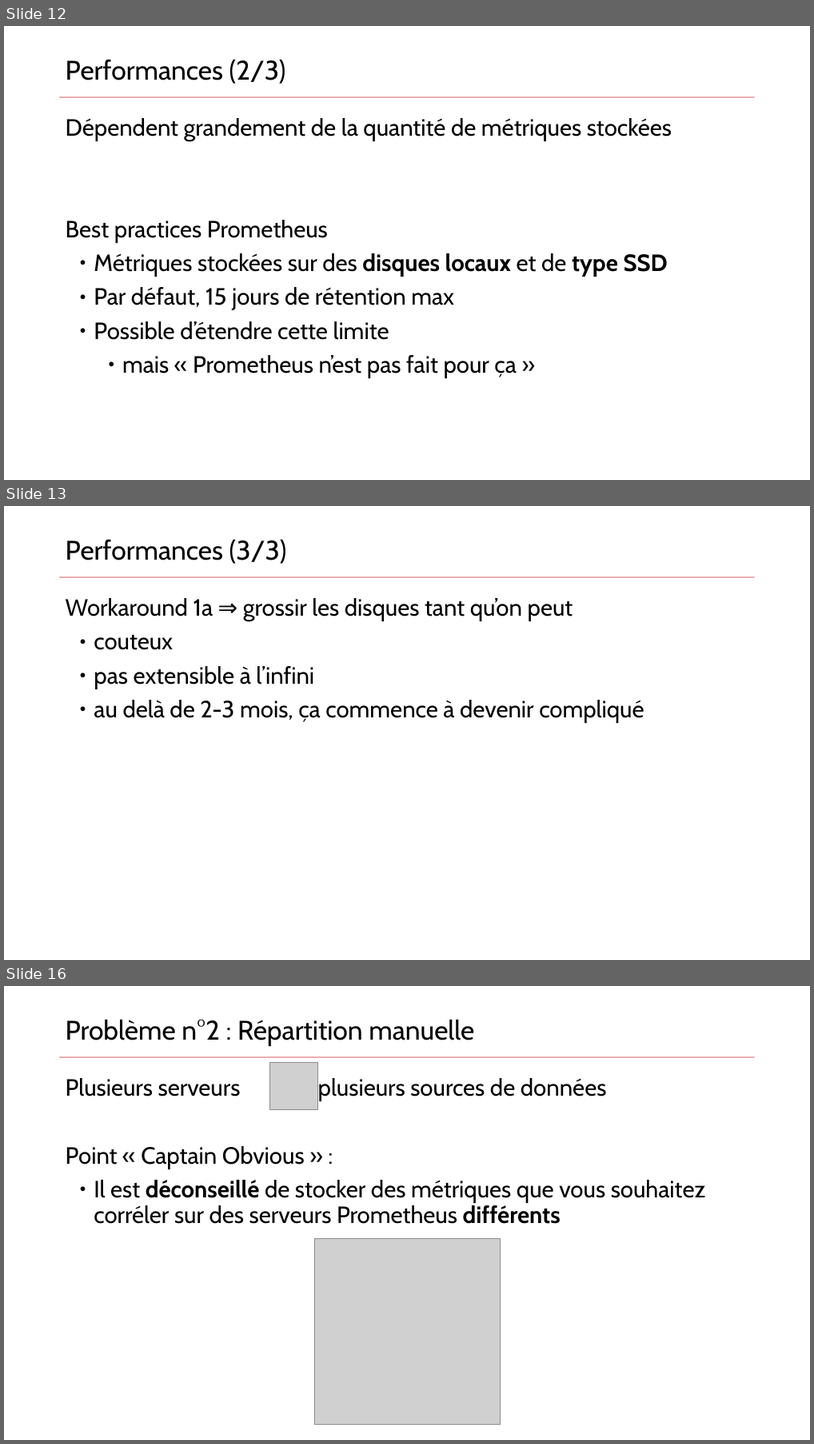
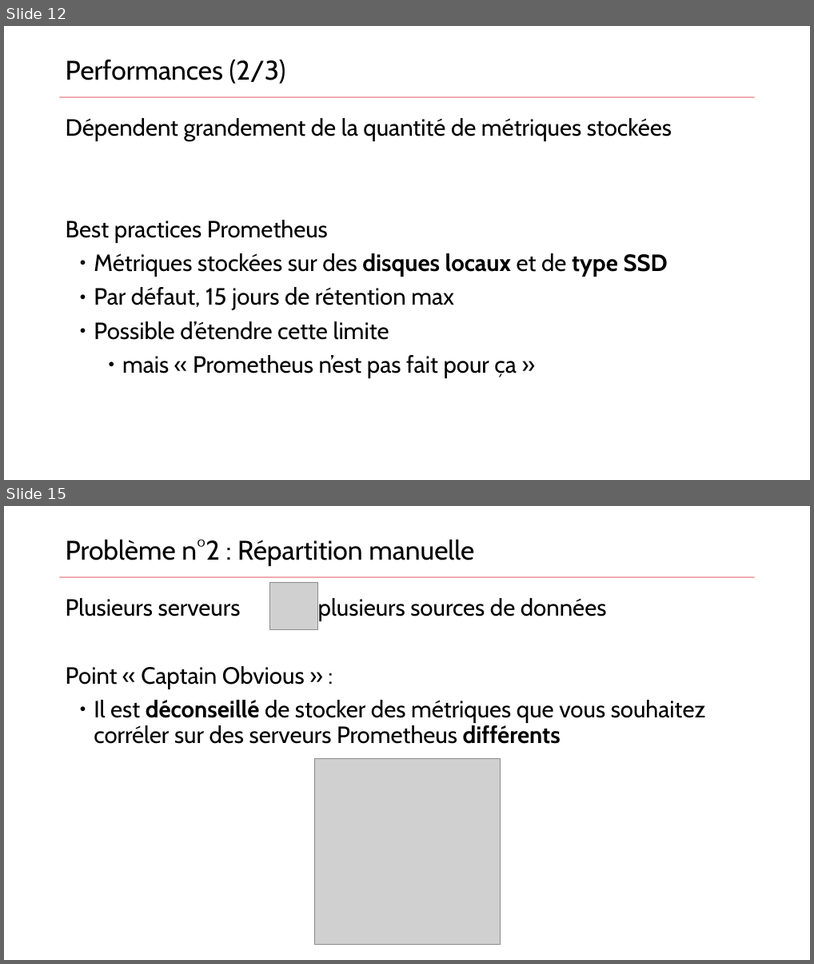
Before and after one commit to zwindler/cncf-meetup-bdx-2019-thanos, a slide deck: binaries/CNCF_meetup6_Thanos.pptx. Shown one above the other, each under a label of ours: slides 12, 13 and 16 before the commit, slides 12 and 15 after it; the slides between them are not shown. The pictures are 814x1444 and 814x964 pixels, drawn with LibreOffice and Linux fonts; fonts in the diff are those of the drawing; grey boxes stand for pictures. Boxes give left, top, right and bottom in pixels: in the first picture for what was removed or moved away, otherwise in the second. Text is boxed around its words. In the diff, an @@ line names an element or a change of style, - is before the commit and + after.

```diff
--- a/binaries/CNCF_meetup6_Thanos.pptx
+++ b/binaries/CNCF_meetup6_Thanos.pptx
@@ slide 13 removed at (4, 506, 810, 960), background #FFFFFF; not listed: 1 template element that a slide beside it also shows @@
@@ text removed at (66, 539, 287, 564) @@
-Performances (3/3)
@@ text removed at (66, 598, 644, 723) @@
-Workaround 1a ⇒ grossir les disques tant qu’on peut
-  ● couteux
-  ● pas extensible à l’infini
-  ● au delà de 2-3 mois, ça commence à devenir compliqué
@@ what was slide 16 is now slide 15 @@
```
Also in this commit, not shown: 13 slides changed, 1 other slide removed, 14 other files.
